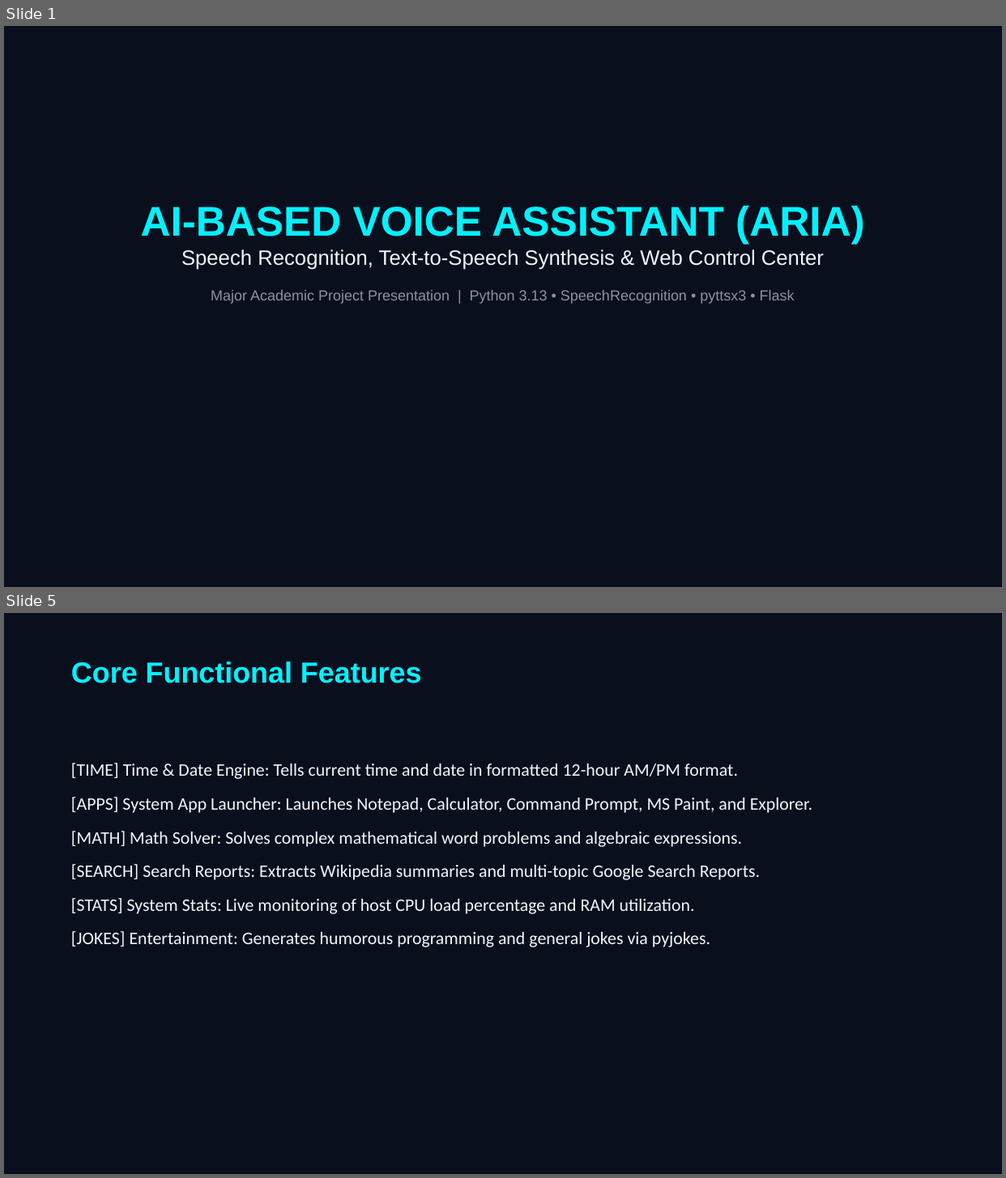
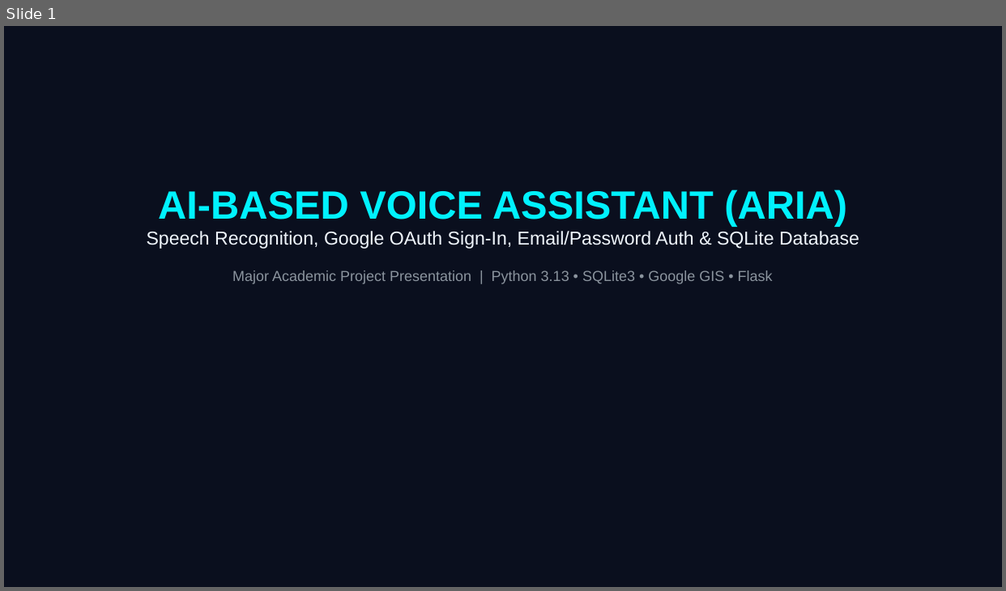
Before and after one commit to Vignesh170000/majorproject_vignesh, a slide deck: AI_Voice_Assistant_Presentation.pptx. Shown one above the other, each under a label of ours: slides 1 and 5 before the commit, slide 1 after it; the slides between them are not shown. The pictures are 1006x1178 and 1006x591 pixels, drawn with LibreOffice and Linux fonts; fonts in the diff are those of the drawing. Boxes give left, top, right and bottom in pixels: in the first picture for what was removed or moved away, otherwise in the second. Text is boxed around its words. In the diff, an @@ line names an element or a change of style, - is before the commit and + after.

```diff
--- a/AI_Voice_Assistant_Presentation.pptx
+++ b/AI_Voice_Assistant_Presentation.pptx
@@ slide 5 removed at (4, 613, 1002, 1174), background #FFFFFF @@
@@ rectangle removed at (4, 613, 1002, 1174) @@
@@ text removed at (71, 662, 422, 683) @@
-Core Functional Features
@@ text removed at (71, 763, 812, 948) @@
-[TIME] Time & Date Engine: Tells current time and date in formatted 12-hour AM/PM format.
-[APPS] System App Launcher: Launches Notepad, Calculator, Command Prompt, MS Paint, and Explorer.
-[MATH] Math Solver: Solves complex mathematical word problems and algebraic expressions.
-[SEARCH] Search Reports: Extracts Wikipedia summaries and multi-topic Google Search Reports.
-[STATS] System Stats: Live monitoring of host CPU load percentage and RAM utilization.
-[JOKES] Entertainment: Generates humorous programming and general jokes via pyjokes.
@@ slide 1 changed as well @@
@@ text "AI-BASED VOICE ASSISTANT (ARIA)": place and size @@
-text "AI-BASED VOICE ASSISTANT (ARIA)" at (141, 205, 864, 304)
+text "AI-BASED VOICE ASSISTANT (ARIA)" at (147, 190, 859, 284)
@@ text at (158, 190, 847, 226): size 40 to 38 pt in "AI-BASED VOICE ASSISTANT (ARIA)" @@
@@ text at (147, 231, 859, 284): text changed; size 14 to 18 pt; text colour #8B949E to #F0F6FC @@
-Speech Recognition, Text-to-Speech Synthesis & Web Control Center
-Major Academic Project Presentation | Python 3.13 • SpeechRecognition • pyttsx3 • Flask
+Speech Recognition, Google OAuth Sign-In, Email/Password Auth & SQLite Database
+Major Academic Project Presentation | Python 3.13 • SQLite3 • Google GIS • Flask
```
Also in this commit, not shown: 4 other slides changed, 4 slides added, 4 other slides removed, 4 other files.
